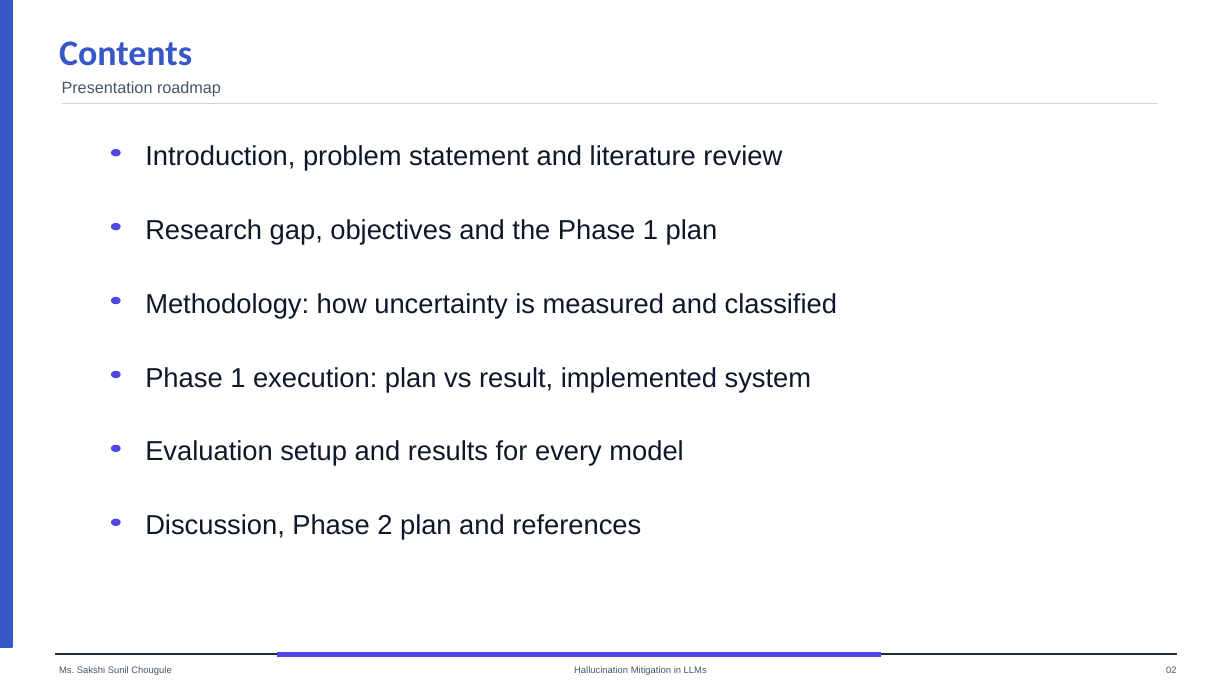
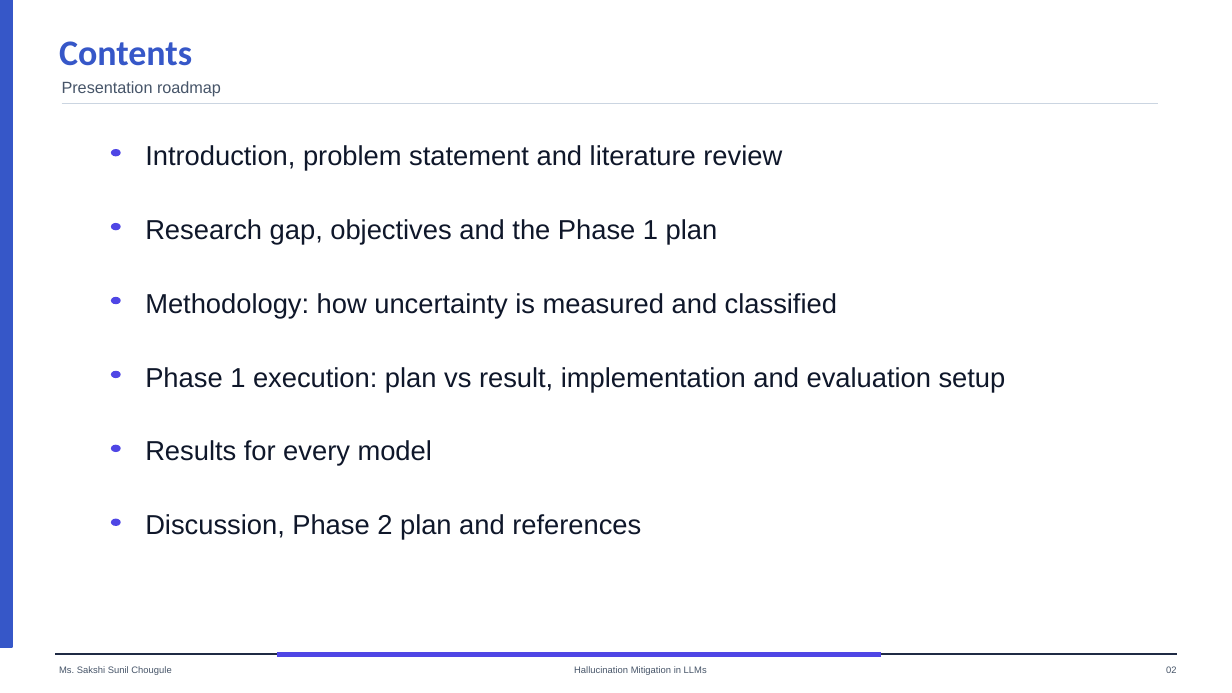
Before and after one commit to Hemant-Shashikant-Yadav/LLM-Hallucination, a slide deck: slide 2 of uncertainty/presentation/Phase1_Uncertainty_Study.pptx. Drawn at 1232x693 pixels with LibreOffice and Linux fonts; fonts in the diff are those of the drawing. Boxes give left, top, right and bottom in pixels: in the first picture for what was removed or moved away, otherwise in the second. Text is boxed around its words. In the diff, an @@ line names an element or a change of style, - is before the commit and + after.

```diff
--- a/uncertainty/presentation/Phase1_Uncertainty_Study.pptx
+++ b/uncertainty/presentation/Phase1_Uncertainty_Study.pptx
@@ text at [145,367,1006,392]: text changed @@
-Phase 1 execution: plan vs result, implemented system
+Phase 1 execution: plan vs result, implementation and evaluation setup
@@ text at [145,440,432,466]: text changed @@
-Evaluation setup and results for every model
+Results for every model
```
Also in this commit, not shown: 12 other slides changed, 1 slide added, 5 slides removed, 2 other files.
